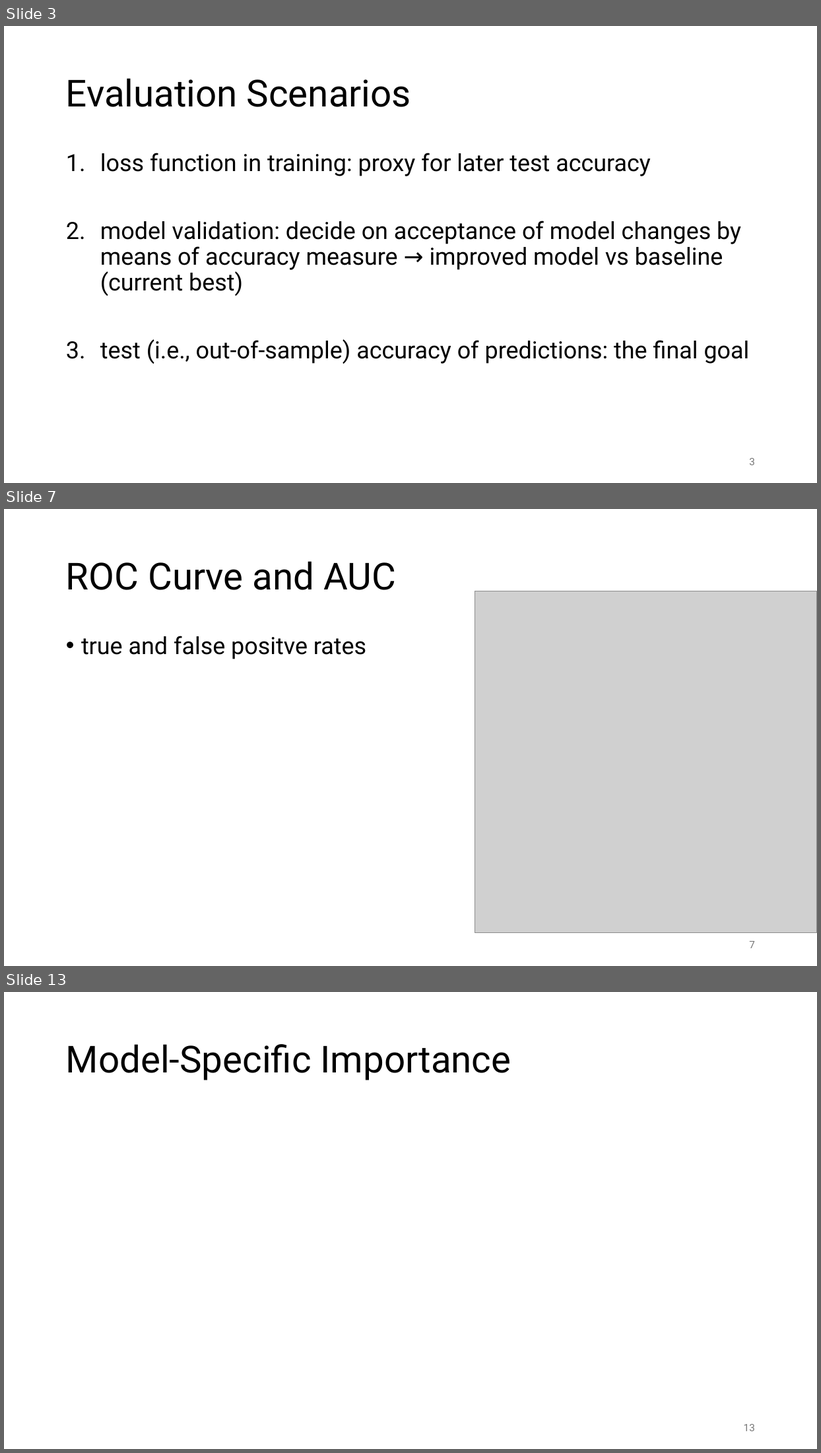
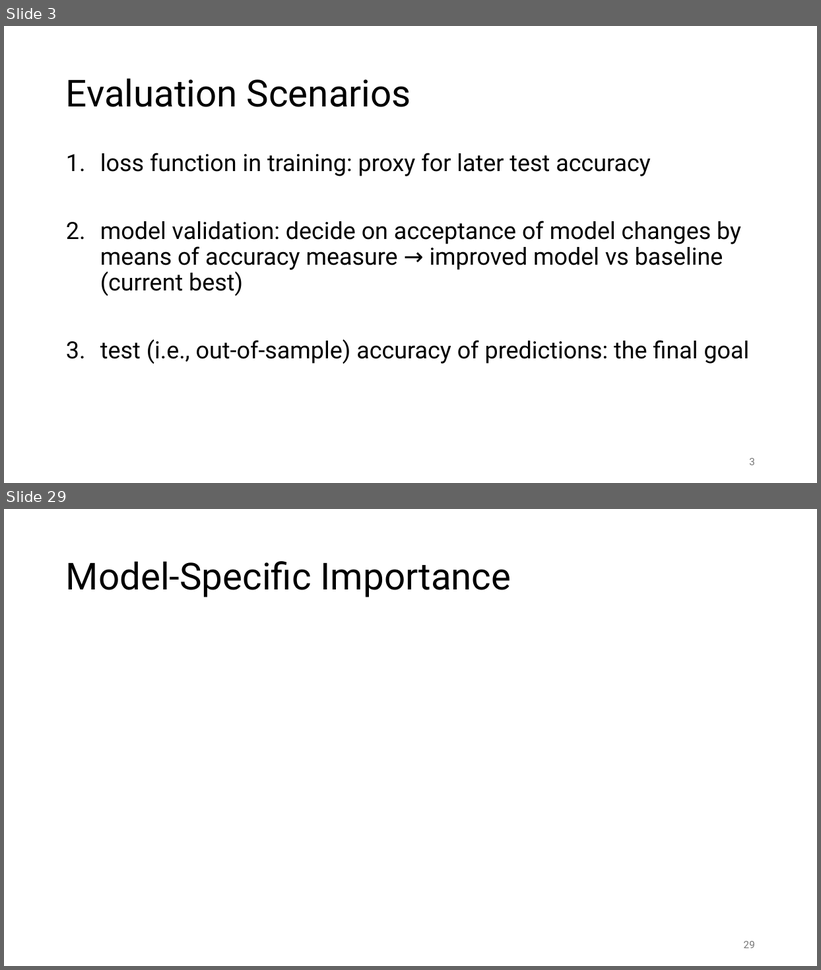
Before and after one commit to FelixWick/data_science, a slide deck: slides/7_model_evaluation.pptx. Shown one above the other, each under a label of ours: slides 3, 7 and 13 before the commit, slides 3 and 29 after it; the slides between them are not shown. The pictures are 821x1453 and 821x970 pixels, drawn with LibreOffice and Linux fonts; fonts in the diff are those of the drawing; grey boxes stand for pictures. Boxes give left, top, right and bottom in pixels: in the first picture for what was removed or moved away, otherwise in the second. Text is boxed around its words. In the diff, an @@ line names an element or a change of style, - is before the commit and + after.

```diff
--- a/slides/7_model_evaluation.pptx
+++ b/slides/7_model_evaluation.pptx
@@ slide 7 removed at (4,509,817,966), background #FFFFFF @@
@@ title removed at (66,561,396,590) @@
-ROC Curve and AUC
@@ picture removed at (475,591,817,933) @@
@@ text removed at (81,636,366,659) @@
-• true and false positve rates
@@ page number removed at (749,941,755,949) @@
-7
@@ what was slide 13 is now slide 29 @@
@@ page number at (744,941,755,949): text changed @@
-13
+29
```
Also in this commit, not shown: 7 slides changed, 24 slides added, 6 other slides removed, 2 other files.
